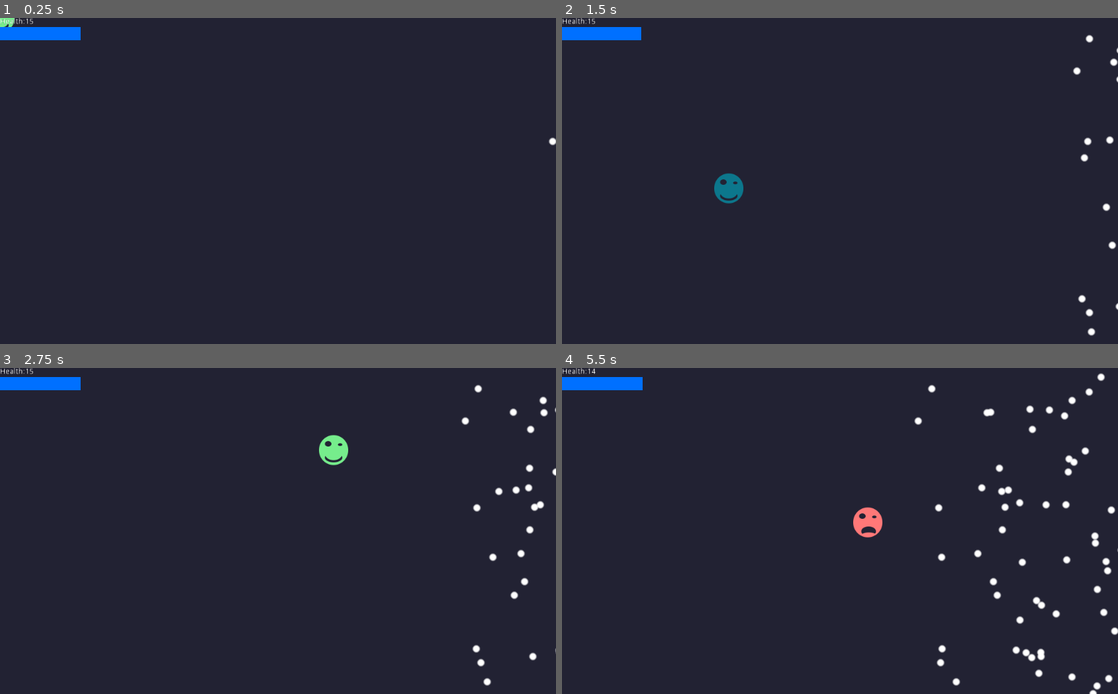
Above: before the commit, frames 1-4 (two rows, left to right).
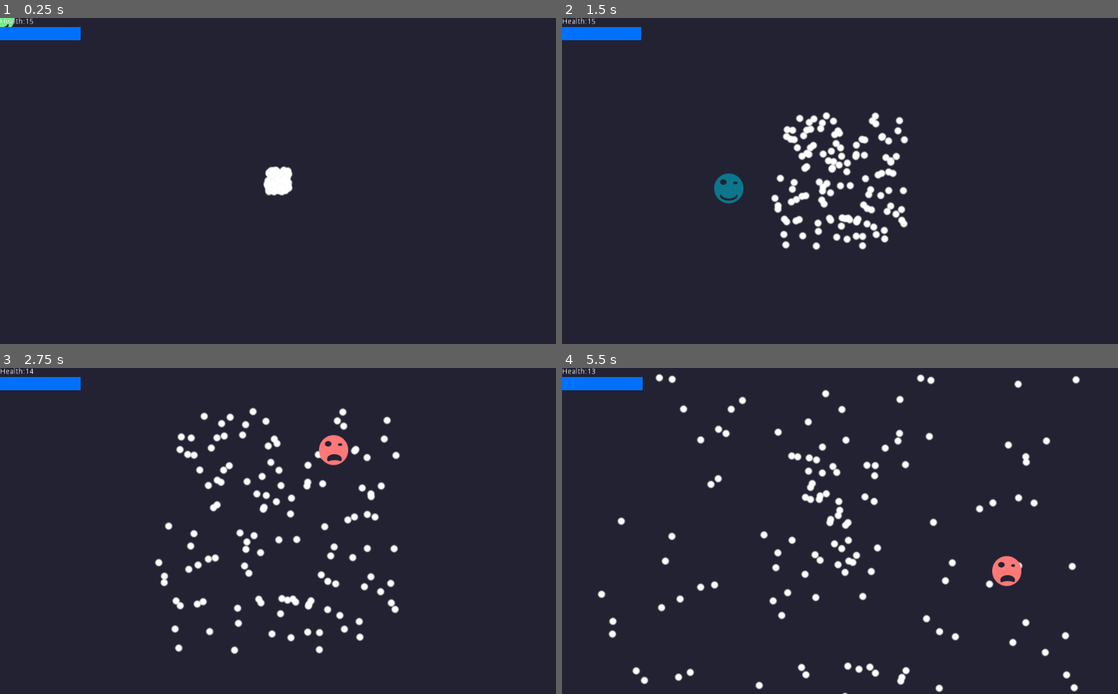
Above: after the commit, the same moments.

Repository: BS-tcsb/2d-bullet-shower
Game: Godot game, scene res://shower.tscn
The game is run twice, just before and just after one commit, with the same random seed, the same clock (stepped at 60 frames per second) and the same inputs.
Inputs (mouse positions are in pixels of both pictures, inside the frame that each line leads up to):
- Up to frame 1 (0.25 s): no input
- Up to frame 2 (1.5 s): move the mouse to (962, 164) at 0.52 s; click (962, 164) at 0.67 s; move the mouse to (728, 197) at 1.27 s; click (728, 197) at 1.42 s
- Up to frame 3 (2.75 s): move the mouse to (333, 459) at 2.02 s; click (333, 459) at 2.17 s
- Up to frame 4 (5.5 s): move the mouse to (812, 596) at 2.77 s; click (812, 596) at 2.92 s; move the mouse to (1006, 579) at 3.52 s; click (1006, 579) at 3.67 s; move the mouse to (673, 482) at 4.27 s; click (673, 482) at 4.42 s; move the mouse to (867, 531) at 5.02 s; click (867, 531) at 5.17 s

The runs differ from the first frame. In frame 1, 0.4% of the frame differs, in the area x 47-100%, y 36-55%; in frame 2, 3.3%; in frame 3, 4.3%; in frame 4, 5.5%, in the area x 5-100%, y 0-100%.

Commit message:
blue invincibility and iframes implemented

Diff:
--- a/bullets.gd
+++ b/bullets.gd
@@ -4,7 +4,7 @@
 # efficient than using instancing and nodes, but requires more programming and
 # is less visual. Bullets are managed together in the `bullets.gd` script.
 
-const BULLET_COUNT = 200
+const BULLET_COUNT = 125
 const SPEED_MIN = 20
 const SPEED_MAX = 80
 
@@ -12,11 +12,15 @@
 
 var bullets = []
 var shape
-
+var right
+var bottom
+var centerx
+var centery
 
 class Bullet:
 	var position = Vector2()
-	var speed = 1.0
+	var xspeed = 1.0
+	var yspeed = 1.0
 	# The body is stored as a RID, which is an "opaque" way to access resources.
 	# With large amounts of objects (thousands or more), it can be significantly
 	# faster to use RIDs compared to a high-level approach.
@@ -25,7 +29,10 @@
 
 func _ready():
 	randomize()
-
+	right = get_viewport_rect().size.x
+	bottom = get_viewport_rect().size.y
+	centerx = right/2
+	centery = bottom/2
 	shape = Physics2DServer.circle_shape_create()
 	# Set the collision shape's radius for each bullet in pixels.
 	Physics2DServer.shape_set_data(shape, 8)
@@ -33,7 +40,9 @@
 	for _i in BULLET_COUNT:
 		var bullet = Bullet.new()
 		# Give each bullet its own speed.
-		bullet.speed = rand_range(SPEED_MIN, SPEED_MAX)
+		#bullet.speed = rand_range(SPEED_MIN, SPEED_MAX)
+		bullet.xspeed = rand_range(-SPEED_MAX, SPEED_MAX)
+		bullet.yspeed = rand_range(-SPEED_MAX, SPEED_MAX)
 		bullet.body = Physics2DServer.body_create()
 
 		Physics2DServer.body_set_space(bullet.body, get_world_2d().get_space())
@@ -46,8 +55,9 @@
 		# Place bullets randomly on the viewport and move bullets outside the
 		# play area so that they fade in nicely.
 		bullet.position = Vector2(
-			rand_range(0, get_viewport_rect().size.x) + get_viewport_rect().size.x,
-			rand_range(0, get_viewport_rect().size.y)
+			get_viewport_rect().size.x/2, get_viewport_rect().size.y/2
+			#rand_range(0, get_viewport_rect().size.x) + get_viewport_rect().size.x,
+			#rand_range(0, get_viewport_rect().size.y)
 		)
 		var transform2d = Transform2D()
 		transform2d.origin = bullet.position
@@ -63,13 +73,14 @@
 
 func _physics_process(delta):
 	var transform2d = Transform2D()
-	var offset = get_viewport_rect().size.x + 16
 	for bullet in bullets:
-		bullet.position.x -= bullet.speed * delta
+		bullet.position.x -= bullet.xspeed * delta
+		bullet.position.y -= bullet.yspeed * delta
 
-		if bullet.position.x < -16:
+		if bullet.position.x < -16 or bullet.position.x > right + 16 or bullet.position.y < 16 or bullet.position.y > bottom + 16:
 			# The bullet has left the screen; move it back to the right.
-			bullet.position.x = offset
+			bullet.position.x = centerx
+			bullet.position.y = centery
 
 		transform2d.origin = bullet.position
 
--- a/player.gd
+++ b/player.gd
@@ -11,10 +11,13 @@
 onready var original
 onready var blue = false
 onready var health = 15
+var immobile = false
+var immobiletimer = 0
+var immobiletimerconst = 1
 var label
-var isInvincible = false
-var invincibleTimer = 0
-var invincibleTimerConstant = 2
+var Iframes = false
+var IframeTimer = 0
+var IframeTimerConstant = 2
 var blueMeter = 5
 var blueMeterMax = 5
 var maxMeterWidth
@@ -31,32 +34,47 @@
 	maxMeterWidth = meter.rect_size.x
 
 func _process(delta):
-	if isInvincible == true:
-		sprite.frame = 1
-		invincibleTimer -= delta
-		if invincibleTimer <= 0:
-			isInvincible = false
-	elif touching >= 1: #and blue == false:
+	if immobile:
+		immobiletimer -= delta
+		if immobiletimer <= 0:
+			immobiletimer = 0
+			Input.warp_mouse_position(position)
+			immobile = false
+	if Iframes == true:
+		if not blue:
+			sprite.frame = 1
+		IframeTimer -= delta
+		if IframeTimer <= 0:
+			Iframes = false
+	elif touching >= 1 and blue == false:
 		sprite.frame = 1
 		health = health - 1
 		label.text = "Health:" + str(health)
-		isInvincible = true
-		invincibleTimer = invincibleTimerConstant
+		Iframes = true
+		IframeTimer = IframeTimerConstant
+		immobile = true
+		immobiletimer = immobiletimerconst
 	else:
 		sprite.frame = 0
 	if blue:
 		blueMeter -= delta
+		if blueMeter <= 0:
+			blue = false
+			sprite.modulate = modulate
+			blueMeter = 0
 		meter.rect_size.x = maxMeterWidth*blueMeter/blueMeterMax
+
 	elif blueMeter < blueMeterMax:
 		blueMeter += delta
 		meter.rect_size.x = maxMeterWidth*blueMeter/blueMeterMax
 
 func _input(event):
-	if event is InputEventMouseMotion:
+	if event is InputEventMouseMotion and immobile == false:
 		position = event.position - Vector2(0, 16)
 	if event is InputEventMouseButton:
 		if event.pressed and blueMeter > 0:
 			sprite.modulate = Color(0.1,0.50,1)
+			sprite.frame = 0
 			blue = true
 		else:
 			sprite.modulate = modulate
